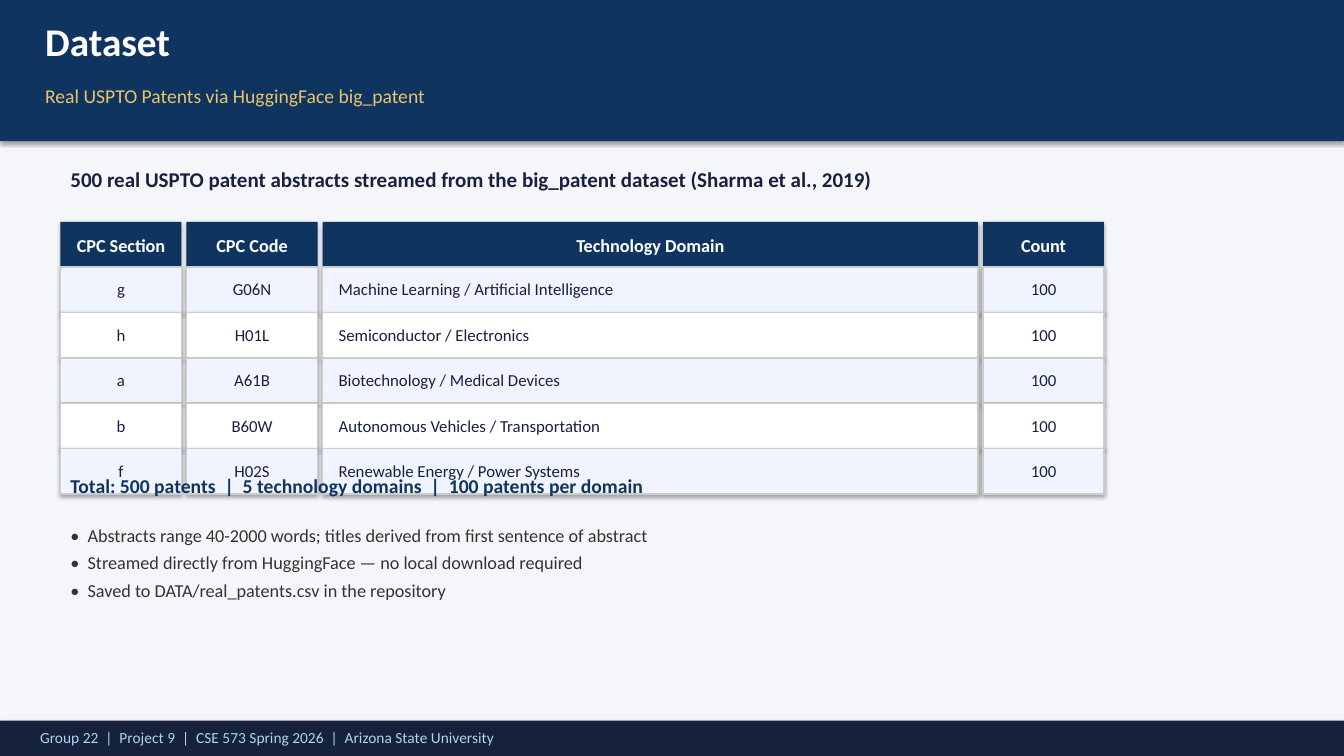
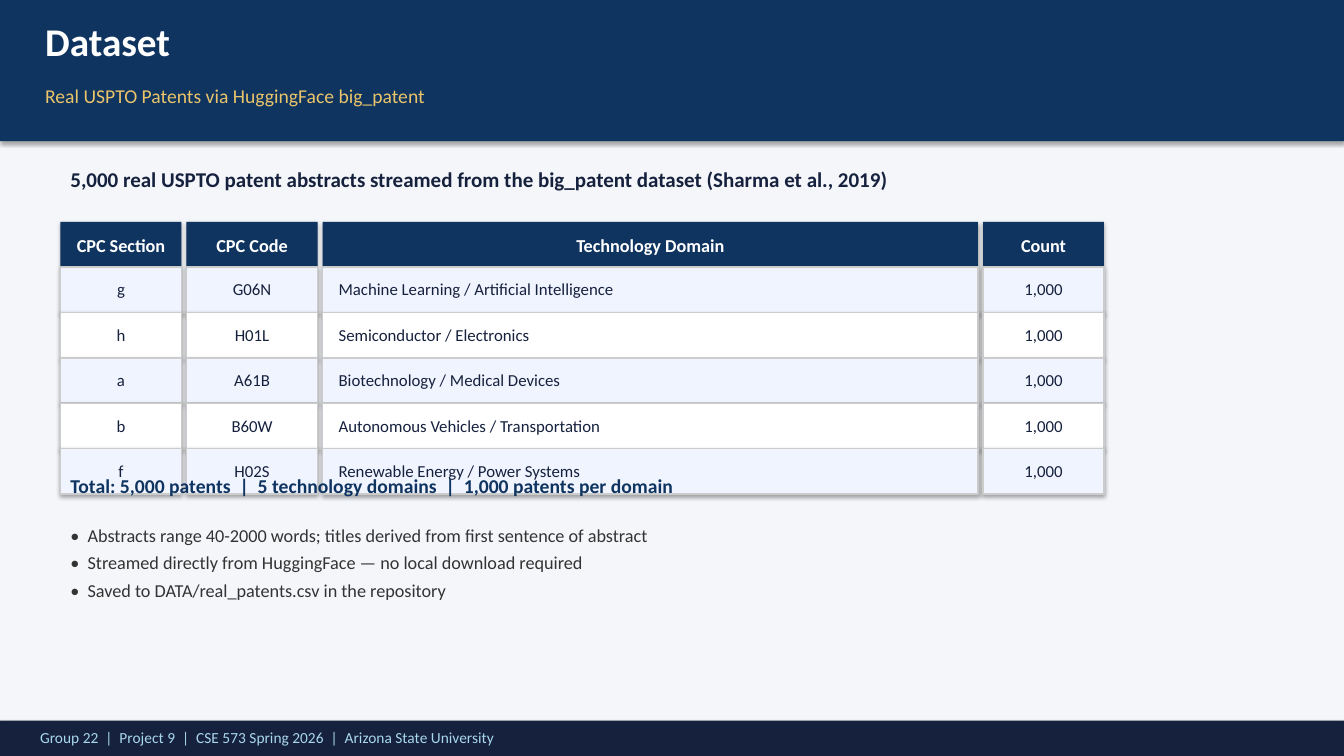
Before and after one commit to ReethikaGogireddy/PatentSummarizer, a slide deck: slide 4 of Group22-Project9-SP26-Group-DEMO-Presentation.pptx. Drawn at 1344x756 pixels with LibreOffice and Linux fonts; fonts in the diff are those of the drawing. Boxes give left, top, right and bottom in pixels: in the first picture for what was removed or moved away, otherwise in the second. Text is boxed around its words. In the diff, an @@ line names an element or a change of style, - is before the commit and + after.

Commit message:
Scale to 5,000 real USPTO patents (10x previous corpus)
Pipeline changes:
- features.py: scale-aware TF-IDF (unigrams above 2k docs, max_df=0.95),
  SBERT embedding cache to disk, gc.collect between heavy steps
- clustering.py: skip Hierarchical Ward at n>6000 (O(n^2) memory),
  reduced stability runs at scale
- main.py: --k argument now overrides silhouette-optimal k for
  interpretable clustering (matches CPC section count)

Result quality at 5k patents:
- LDA + KMeans:    Sil=0.762  DB=0.618  Stab=0.999
- TF-IDF + KMeans: Sil=0.113  DB=3.603  Stab=0.908
- Best ROUGE-1: SBERT + Hierarchical (0.284)
- Best ROUGE-L: LDA + KMeans (0.239)
- Pipeline runs in ~6 min on 8GB RAM laptop

Updated DEMO presentation with new metrics + 5000-patent dataset table.

```diff
--- a/Group22-Project9-SP26-Group-DEMO-Presentation.pptx
+++ b/Group22-Project9-SP26-Group-DEMO-Presentation.pptx
@@ text at [70, 171, 887, 191]: text changed @@
-500 real USPTO patent abstracts streamed from the big_patent dataset (Sharma et al., 2019)
+5,000 real USPTO patent abstracts streamed from the big_patent dataset (Sharma et al., 2019)
@@ text at [1024, 284, 1062, 297]: text changed @@
-100
+1,000
@@ text at [1024, 330, 1062, 343]: text changed @@
-100
+1,000
@@ text at [1024, 375, 1062, 388]: text changed @@
-100
+1,000
@@ text at [1024, 421, 1062, 434]: text changed @@
-100
+1,000
@@ text at [70, 477, 673, 497]: text changed @@
-Total: 500 patents | 5 technology domains | 100 patents per domain
+Total: 5,000 patents | 5 technology domains | 1,000 patents per domain
@@ text at [1024, 466, 1062, 479]: text changed @@
-100
+1,000
```
Also in this commit, not shown: 6 other slides changed, 24 other files.
